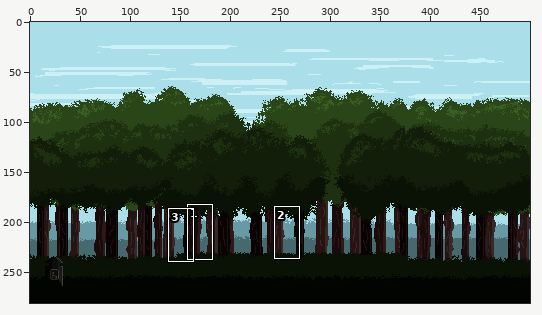
Edited in one commit: pixel-art file (src/LostAndFound.Core/Assets/Data/Regions/Forest.aseprite). The picture above shows the old version from afar; the outline marks the close-up.
Close-up. Before the edit:
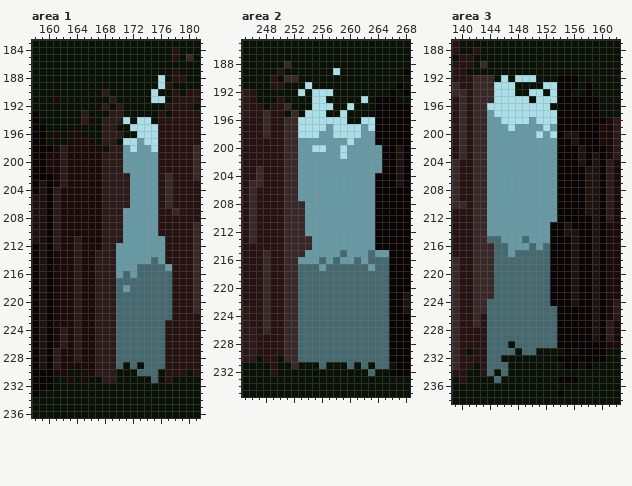
500x281 pixels, 1 frame. Colours within 5 levels of each other are drawn and written as one. Shown: area 1: x 158..181, y 183..236; area 2: x 245..268, y 185..235; area 3: x 139..162, y 187..238. The commit also changed other parts of the picture, which this record leaves out.
The result:
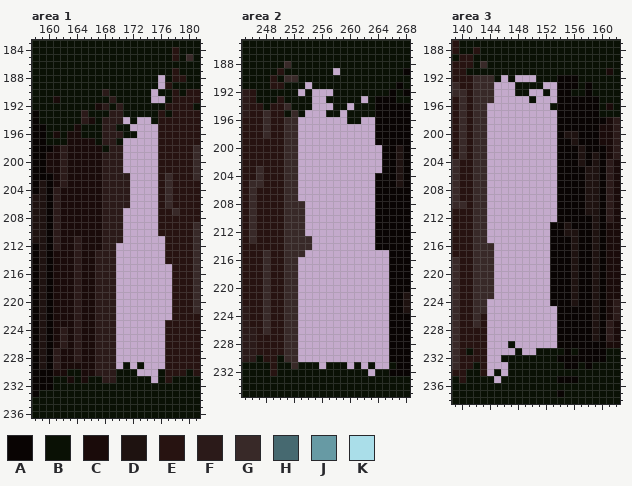
Palette (. is transparent): A #090403  B #0a1105  C #1a0b0a  D #1e1210  E #271311  F #2b1a19  G #382928  H #466970  J #679aa4  K #aadee9
What changed:
layer "Light" removed
layer "Ground" removed
Changed rows in their new state; - is an unchanged pixel.
Area 1, layer "Background":
first column x 170:
188 ------.-
189 ------.-
190 -----.--
191 -----..-
194 -.-..---
195 --....--
196 ---...--
197 -.....--
198 -.....--
199 -.....--
200 -.....--
201 -.....--
202 --....--
203 --....--
204 --....--
205 --....--
206 --....--
207 -.....--
208 -.....--
209 -.....--
210 -.....--
211 -......-
212 .......-
213 .......-
214 .......-
215 ........
216 ........
217 ........
218 ........
219 ........
220 ........
221 ........
222 ........
223 .......-
224 .......-
225 .......-
226 .......-
227 .......-
228 .......-
229 .-.-...-
230 ---...--
231 -----.--
Area 2, layer "Background":
first column x 253:
189 -----.-------
191 -.-----------
192 .-...--------
193 --..-----.---
194 --...--.-----
195 -...--.------
196 .......--..--
197 ...........--
198 ...........--
199 ...........--
200 ............-
201 ............-
202 ............-
203 ............-
204 ...........--
205 ...........--
206 ...........--
207 ...........--
208 -..........--
209 -..........--
210 -..........--
211 -..........--
212 -..........--
213 --.........--
214 --.........--
215 -............
216 .............
217 .............
218 .............
219 .............
220 .............
221 .............
222 .............
223 .............
224 .............
225 .............
226 .............
227 .............
228 .............
229 .............
230 .............
231 ---.---.-.-..
232 ----------.--
Area 3, layer "Background":
first column x 144:
192 --.-...---
193 -...----..
194 -...--..-.
195 -.....-...
196 .........-
197 ..........
198 ..........
199 ..........
200 ..........
201 ..........
202 ..........
203 ..........
204 ..........
205 ..........
206 ..........
207 ..........
208 ..........
209 ..........
210 ..........
211 ..........
212 ..........
213 .........-
214 .........-
215 .........-
216 -........-
217 -........-
218 -........-
219 -........-
220 -........-
221 -........-
222 -........-
223 -........-
224 .........-
225 ..........
226 ..........
227 ..........
228 ..........
229 ..........
230 ...-......
231 ....-..---
232 ..--------
233 ...-------
234 .-.-------
235 -.--------
Boxes around the changes in both close-ups, in picture pixels (x1, y1, x2, y2):
erased: (116, 75, 172, 383)
erased: (298, 68, 389, 376)
erased: (487, 75, 557, 383)
